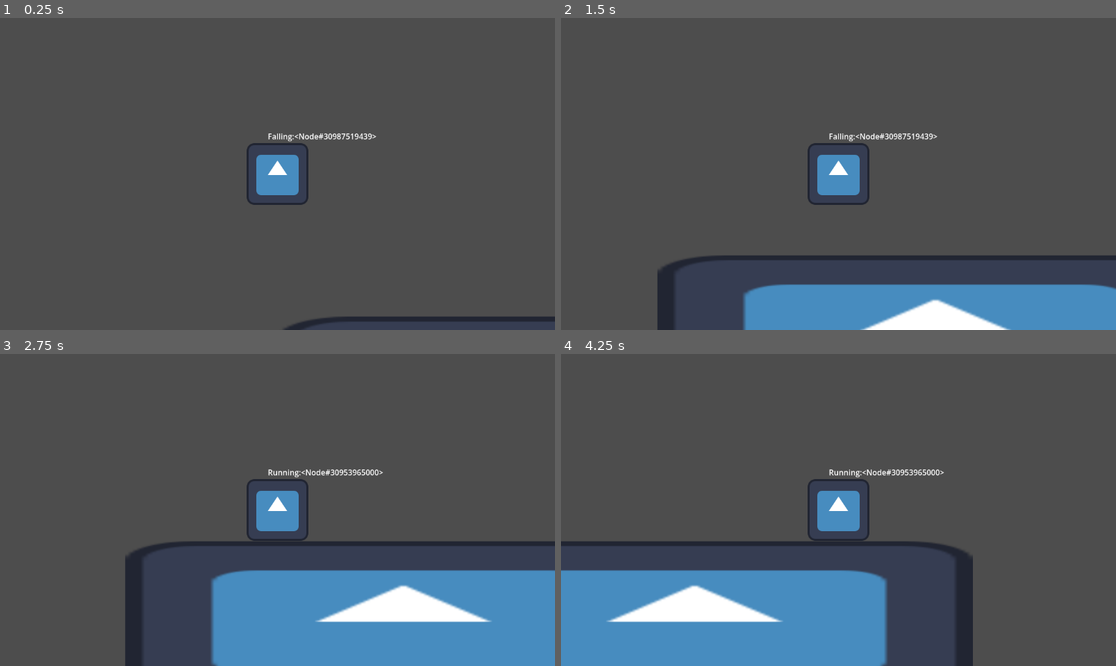
Above: before the commit, frames 1-4 (two rows, left to right).
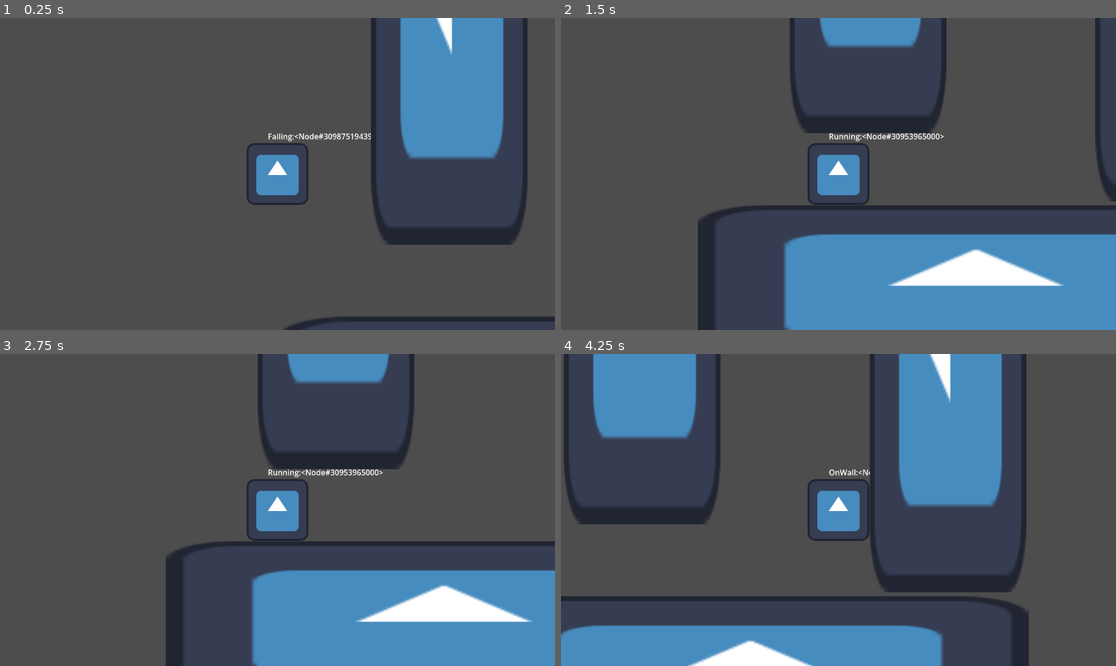
Above: after the commit, the same moments.

Repository: FoxedGuy/rune-ruins
Game: Godot game, scene res://player/PlayerTest.tscn
The game is run twice, just before and just after one commit, with the same random seed, the same clock (stepped at 60 frames per second) and the same inputs. The engine's default icon, where the game draws it, is replaced by a stand-in: a white triangle on a blue panel in a dark square.
Inputs:
- Up to frame 1 (0.25 s): no input
- Up to frame 2 (1.5 s): hold D (move_right) from 0.53 s (still down); tap W (move_jump) at 0.77 s
- Up to frame 3 (2.75 s): tap W (move_jump) at 1.52 s; release D (move_right) at 2.03 s; hold A (move_left) from 2.03 s (still down)
- Up to frame 4 (4.25 s): release A (move_left) at 2.78 s; hold D (move_right) from 2.78 s (still down); tap W (move_jump) at 3.02, 3.77 s

The runs differ from the first frame. In frame 1, 11% of the frame differs, in the area x 66-95%, y 0-73%; in frame 2, 21%; in frame 3, 11%; in frame 4, 35%, in the area x 0-85%, y 0-100%.

Commit message:
added walls to wall jump testing

Diff:
--- a/player/PlayerTest.tscn
+++ b/player/PlayerTest.tscn
@@ -20,3 +20,27 @@
 [node name="CollisionShape2D" type="CollisionShape2D" parent="StaticBody2D" unique_id=72043356]
 position = Vector2(579.75, 488.25)
 shape = SubResource("RectangleShape2D_yadnk")
+
+[node name="StaticBody2D2" type="StaticBody2D" parent="." unique_id=780692550]
+position = Vector2(504, 321)
+rotation = -1.5707964
+
+[node name="Sprite2D" type="Sprite2D" parent="StaticBody2D2" unique_id=209824789]
+position = Vector2(581.5, 487.5)
+scale = Vector2(9.0234375, 2.5390625)
+texture = ExtResource("2_hgdec")
+
+[node name="CollisionShape2D" type="CollisionShape2D" parent="StaticBody2D2" unique_id=964355034]
+position = Vector2(579.75, 488.25)
+shape = SubResource("RectangleShape2D_yadnk")
+
+[node name="StaticBody2D3" type="StaticBody2D" parent="." unique_id=1414018010]
+position = Vector2(357, -402)
+rotation = -1.5707964
+
+[node name="Sprite2D" type="Sprite2D" parent="StaticBody2D3" unique_id=22827941]
+scale = Vector2(9.0234375, 2.5390625)
+texture = ExtResource("2_hgdec")
+
+[node name="CollisionShape2D" type="CollisionShape2D" parent="StaticBody2D3" unique_id=1766575680]
+shape = SubResource("RectangleShape2D_yadnk")
